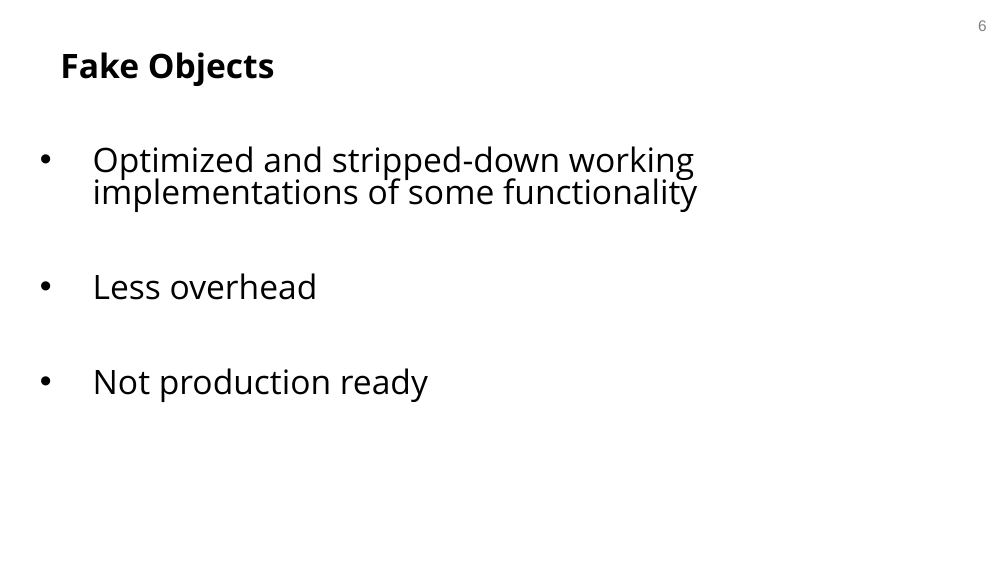
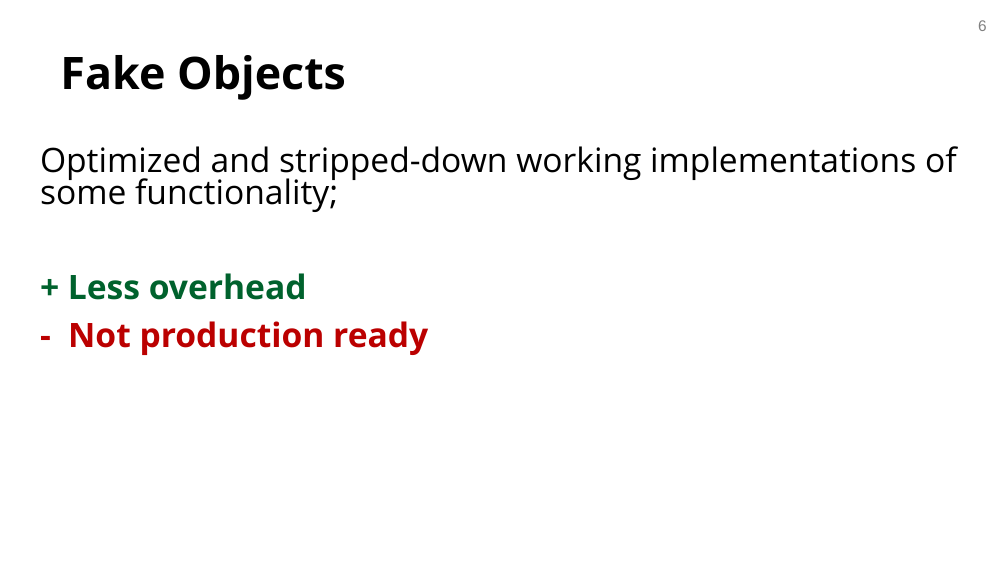
Before and after one commit to avishj/recitation-2-f24, a slide deck: slide 6 of resources/17623-recitation2.pptx. Drawn at 1008x567 pixels with LibreOffice and Linux fonts; fonts in the diff are those of the drawing; background and template pictures are left out. Boxes give left, top, right and bottom in pixels: in the first picture for what was removed or moved away, otherwise in the second. Text is boxed around its words. In the diff, an @@ line names an element or a change of style, - is before the commit and + after.

```diff
--- a/resources/17623-recitation2.pptx
+++ b/resources/17623-recitation2.pptx
@@ title "Fake Objects" at [60,55,346,100]: size 24 to 32 pt @@
@@ text at [40,146,957,355]: text changed @@
-• Optimized and stripped-down working implementations of some functionality
-• Less overhead
-• Not production ready
+Optimized and stripped-down working implementations of some functionality;
++ Less overhead
+- Not production ready
```
Also in this commit, not shown: 14 other slides changed, 2 slides removed.
